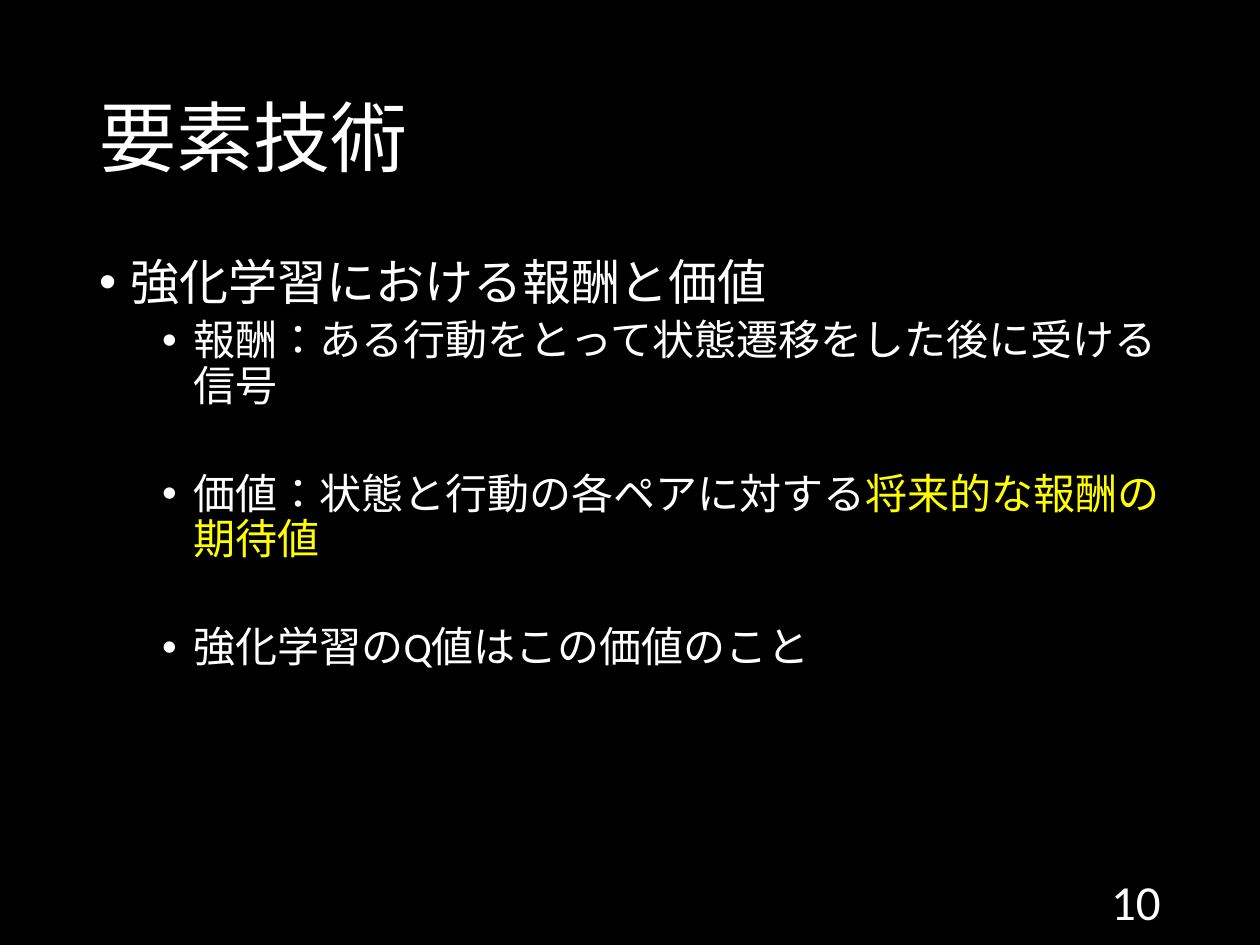
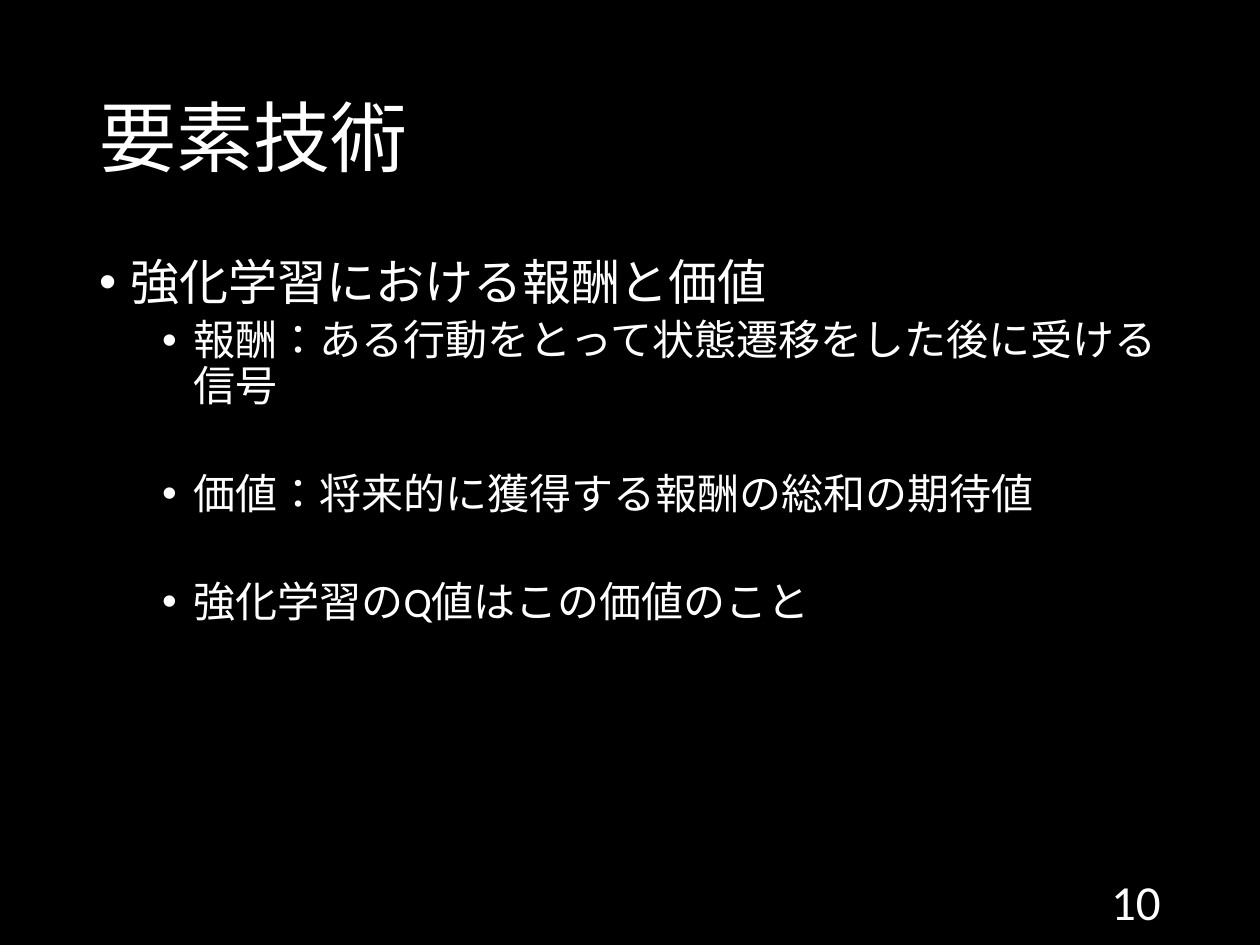
Before and after one commit to 1g-hub/ozeki, a slide deck: slide 10 of B3/情報工学実験II_発表資料.pptx. Drawn at 1260x945 pixels with LibreOffice and Linux fonts; fonts in the diff are those of the drawing. Boxes give left, top, right and bottom in pixels: in the first picture for what was removed or moved away, otherwise in the second. Text is boxed around its words. In the diff, an @@ line names an element or a change of style, - is before the commit and + after.

```diff
--- a/B3/情報工学実験II_発表資料.pptx
+++ b/B3/情報工学実験II_発表資料.pptx
@@ text at [194, 473, 1034, 513]: text changed @@
-  • 価値：状態と行動の各ペアに対する将来的な報酬の 期待値
+  • 価値：将来的に獲得する報酬の総和の期待値
```
Also in this commit, not shown: 11 other slides changed.
